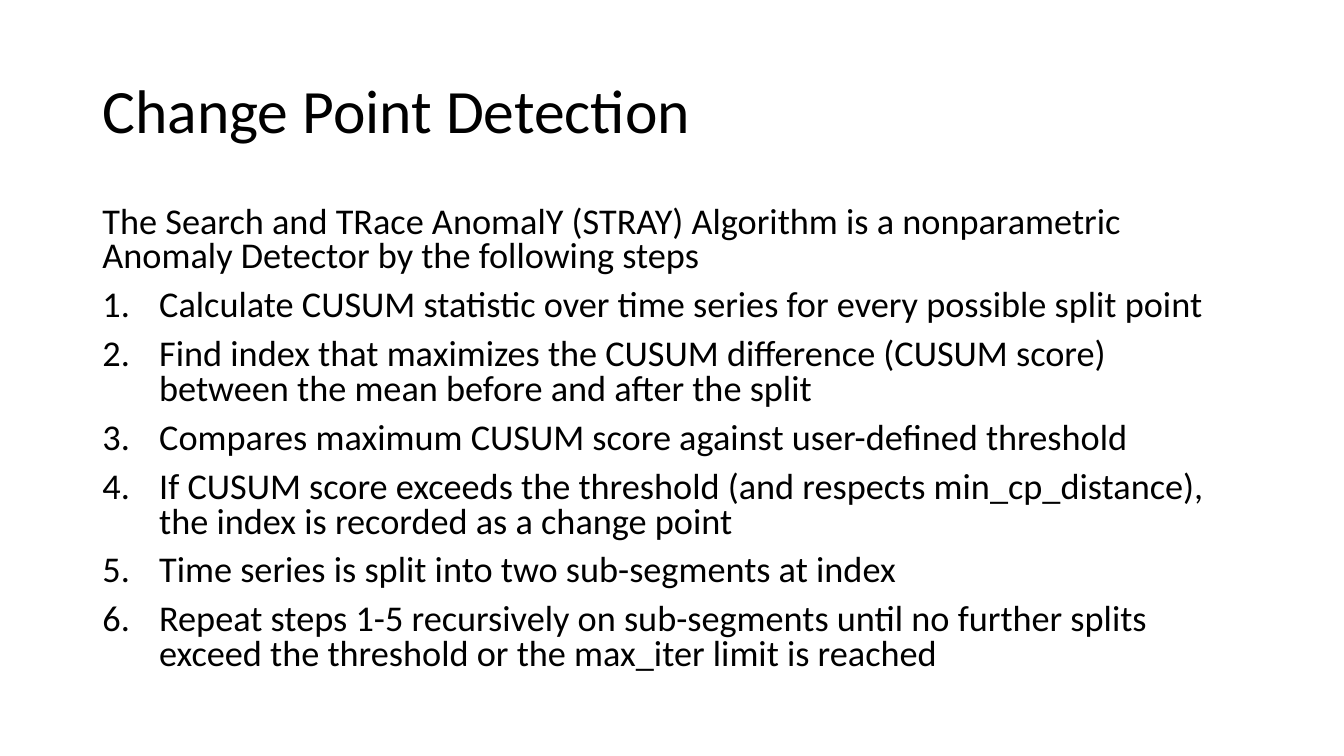
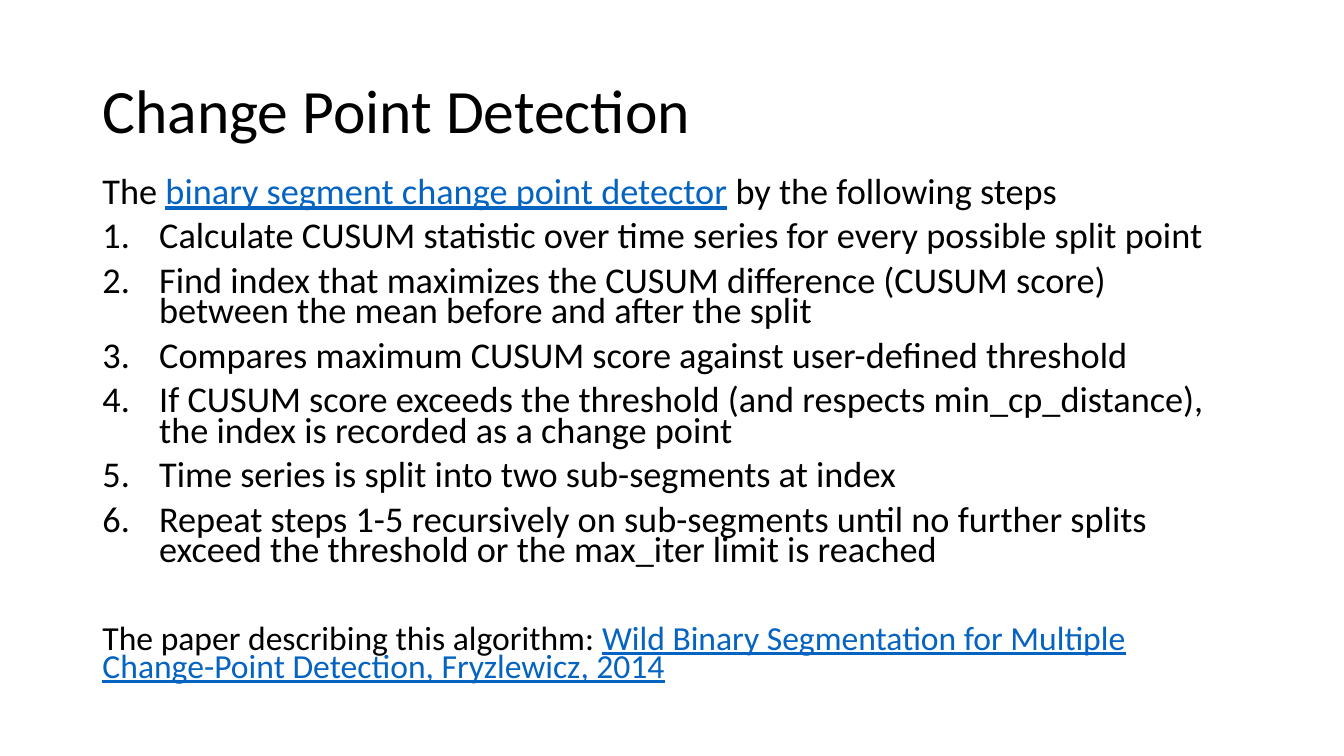
Before and after one commit to StephenElston/CSCI-E-83, a slide deck: slide 35 of LectureSlides/14_ComplexTimeSeries.pptx. Drawn at 1344x756 pixels with LibreOffice and Linux fonts; fonts in the diff are those of the drawing. Boxes give left, top, right and bottom in pixels: in the first picture for what was removed or moved away, otherwise in the second. Text is boxed around its words. In the diff, an @@ line names an element or a change of style, - is before the commit and + after.

Commit message:
Corrections from lecture, and coorect the name of change point algorithm

```diff
--- a/LectureSlides/14_ComplexTimeSeries.pptx
+++ b/LectureSlides/14_ComplexTimeSeries.pptx
@@ text "The binary segment change point ...": place and size @@
-text "The binary segment change point ..." at bbox=[102, 207, 1204, 671]
+text "The binary segment change point ..." at bbox=[102, 178, 1204, 684]
@@ text at bbox=[102, 178, 1057, 211]: text changed; text colour #000000 to #0563C1 @@
-The Search and TRace AnomalY (STRAY) Algorithm is a nonparametric Anomaly Detector by the following steps
+The binary segment change point detector by the following steps
@@ text at bbox=[159, 222, 1204, 567]: line spacing 0.8 to 0.7 @@
@@ text at bbox=[102, 626, 1125, 684]: paragraph added @@
+The paper describing this algorithm: Wild Binary Segmentation for Multiple Change-Point Detection, Fryzlewicz, 2014
```
Also in this commit, not shown: 2 other slides changed.
